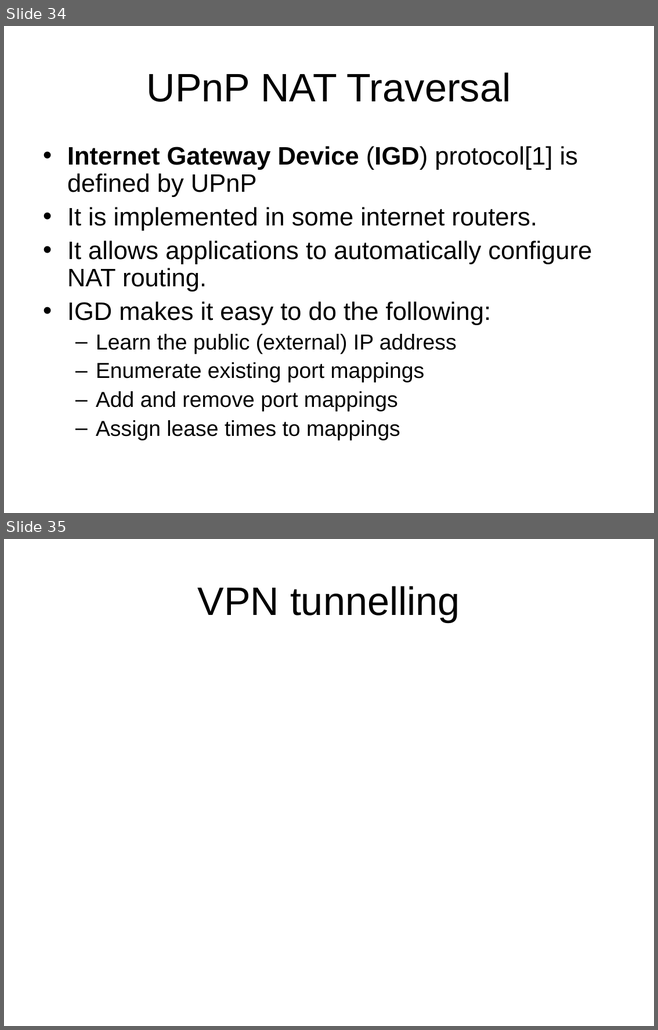
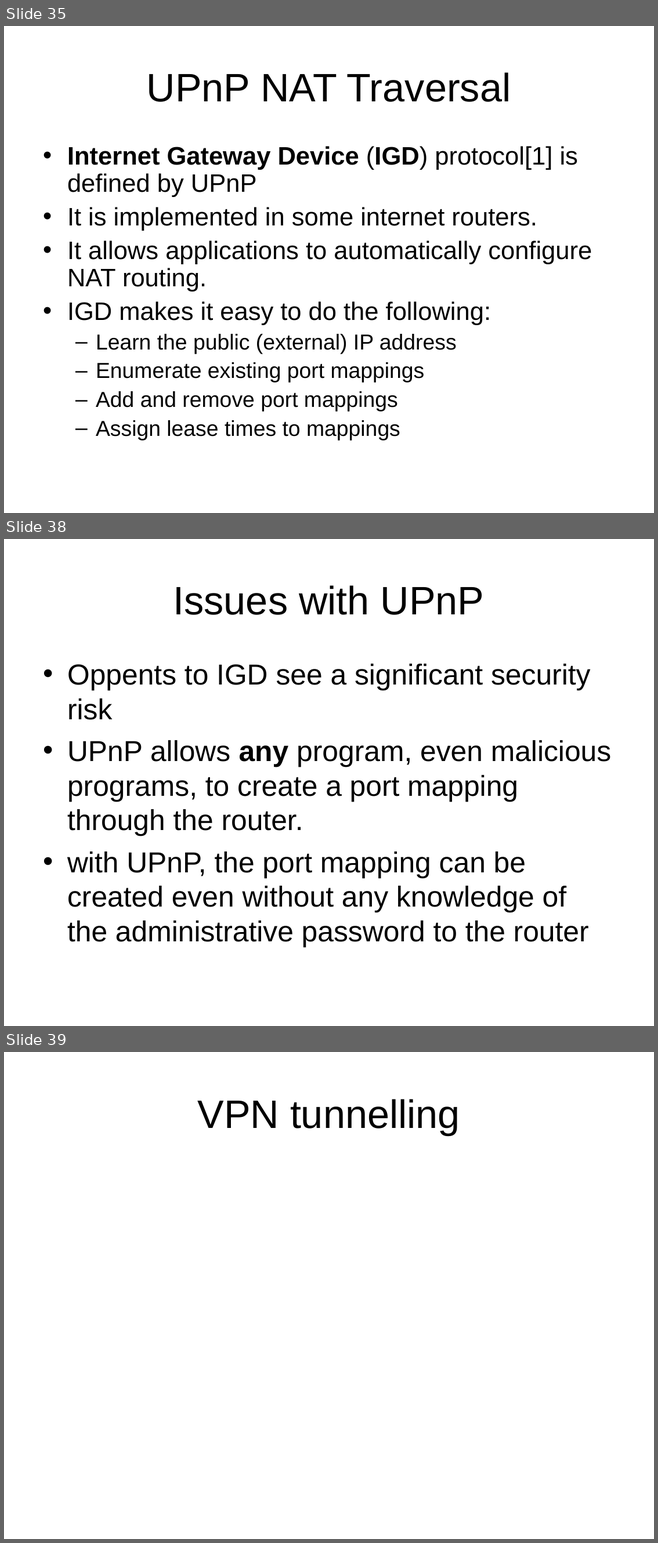
Before and after one commit to BackupTheBerlios/p2p-mentor, a slide deck: slide/nat-p2p.ppt. Shown one above the other, each under a label of ours: slides 34 and 35 before the commit, slides 35, 38 and 39 after it; the slides between them are not shown. The pictures are 658x1030 and 658x1543 pixels, drawn with LibreOffice and Linux fonts; fonts in the diff are those of the drawing. Boxes give left, top, right and bottom in pixels: in the first picture for what was removed or moved away, otherwise in the second. Text is boxed around its words. In the diff, an @@ line names an element or a change of style, - is before the commit and + after.

```diff
--- a/slide/nat-p2p.ppt
+++ b/slide/nat-p2p.ppt
@@ slide 38 added at (x1=4, y1=539, x2=654, y2=1026), background #FFFFFF @@
@@ title added at (x1=173, y1=585, x2=484, y2=615), 44 pt, text #000000 @@
+Issues with UPnP
@@ text added at (x1=67, y1=664, x2=611, y2=948), 32 pt, text #000000 @@
+• Oppents to IGD see a significant security risk
+• UPnP allows any program, even malicious programs, to create a port mapping through the router.
+• with UPnP, the port mapping can be created even without any knowledge of the administrative password to the router
@@ what was slide 34 is now slide 35 @@
@@ what was slide 35 is now slide 39 @@
```
Also in this commit, not shown: 1 slide changed, 4 other slides added, 1 slide removed.
